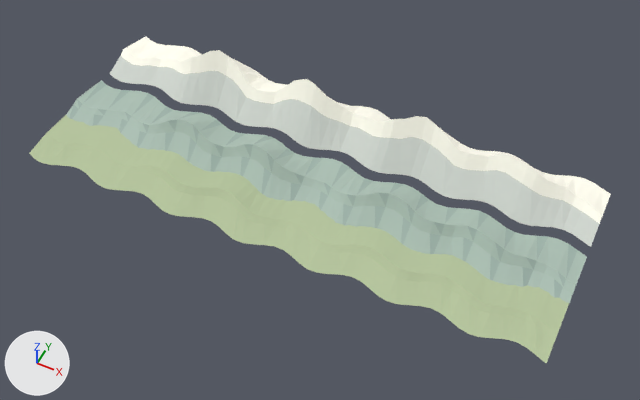
Before and after pictures for a commit that changed the glTF model dist/assets/painted-hills.glb.
Rendered twice from a 50 mm lens placed at (214.0, -258.0, 489.0), pointed at (19.0, 132.0, 1.0). Arrows for +X, +Y and +Z are at lower left; the lights stay in place. The first picture is the older version. Vertices at exactly the same position are counted once.

Names of what the first picture shows: 'SM_NorthernRidge_0', 'SM_NorthernRidge_1', 'SM_NorthernRidge_2'.
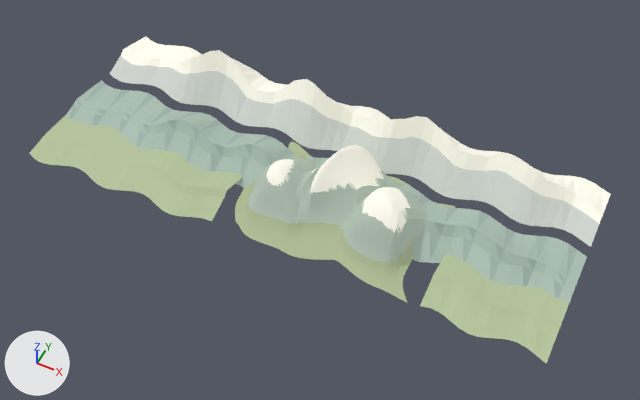
Where the change shows, as pixel boxes [x1, y1, x2, y2] in the pictures (640 x 400 px):
```json
{"object": "SM_LakesideAlps", "change": "added", "after": [235, 142, 455, 302], "faces in mat_mat_paper_alpinerock (grey #9ba99d, glowing grey #656f67)": [248, 158, 429, 265], "faces in mat_mat_paper_alpinemeadow (greyish green #96a180)": [235, 142, 455, 302], "faces in mat_mat_paper_snow (white #e6e4d7, glowing grey #99978e)": [266, 145, 411, 234]}
{"part": 1, "of": "me_geo_northernridge_2", "change": "deleted", "before": [212, 177, 445, 306]}
```

Scene script edits in JSON lines:
```json
{"op": "add", "block": "mat_mat_paper_alpinerock", "code": ["mat_mat_paper_alpinerock = principled_material('MAT_Paper_AlpineRock')", "mat_mat_paper_alpinerock.base_color = (0.328, 0.397, 0.337)  # grey #9ba99d", "mat_mat_paper_alpinerock.roughness = 1.0", "mat_mat_paper_alpinerock.emission_color = (0.131, 0.159, 0.135)  # grey #656f67", "mat_mat_paper_alpinerock.emission_strength = 1.0"]}
{"op": "add", "block": "mat_mat_paper_alpinemeadow", "code": ["mat_mat_paper_alpinemeadow = principled_material('MAT_Paper_AlpineMeadow')", "mat_mat_paper_alpinemeadow.base_color = (0.305, 0.356, 0.216)  # greyish green #96a180", "mat_mat_paper_alpinemeadow.roughness = 1.0", "mat_mat_paper_alpinemeadow.emission_color = (0.122, 0.143, 0.0863)  # greyish green #626a53", "mat_mat_paper_alpinemeadow.emission_strength = 1.0"]}
{"block": "me_geo_northernridge_2", "where": "# used by ob_sm_northernridge_2; location = (0.0, 0.0, 0.0)"}
{"op": "remove", "block": "me_geo_northernridge_2", "code": "me_geo_northernridge_2.from_pydata(...)  # 228 vertices, 336 faces; spans x -205.0..209.0, y 72.0..135.0, z 0.0..10.0"}
{"op": "add", "block": "me_geo_northernridge_2", "code": "me_geo_northernridge_2.from_pydata(...)  # 144 vertices, 204 faces; spans x -205.0..209.0, y 72.0..135.0, z 0.0..10.0"}
{"block": "me_geo_northernridge_2", "change": "me_geo_northernridge_2 part 1"}
{"block": "me_geo_northernridge_2", "change": "84 vertices are removed from x -35.0..113.0, y 72.0..135.0, z 0.0..10.0"}
{"block": "me_geo_northernridge_2", "change": "132 faces are deleted"}
{"op": "add", "block": "me_geo_lakesidealps", "code": ["me_geo_lakesidealps = bpy.data.meshes.new('GEO_LakesideAlps')", "me_geo_lakesidealps.from_pydata(...)  # 4815 vertices, 9328 faces; spans x -39.0..118.0, y 77.0..179.0, z 0.0..55.0", "# faces by material slot: [1553, 4212, 3563]", "me_geo_lakesidealps.materials.append(mat_mat_paper_snow)  # white #e6e4d7, glowing grey #99978e", "me_geo_lakesidealps.materials.append(mat_mat_paper_alpinerock)  # grey #9ba99d, glowing grey #656f67", "me_geo_lakesidealps.materials.append(mat_mat_paper_alpinemeadow)  # greyish green #96a180"]}
{"op": "add", "block": "ob_sm_lakesidealps", "code": ["ob_sm_lakesidealps = bpy.data.objects.new('SM_LakesideAlps', me_geo_lakesidealps)", "ob_sm_lakesidealps.location = (0.0, 0.0, 0.0)"]}
```
